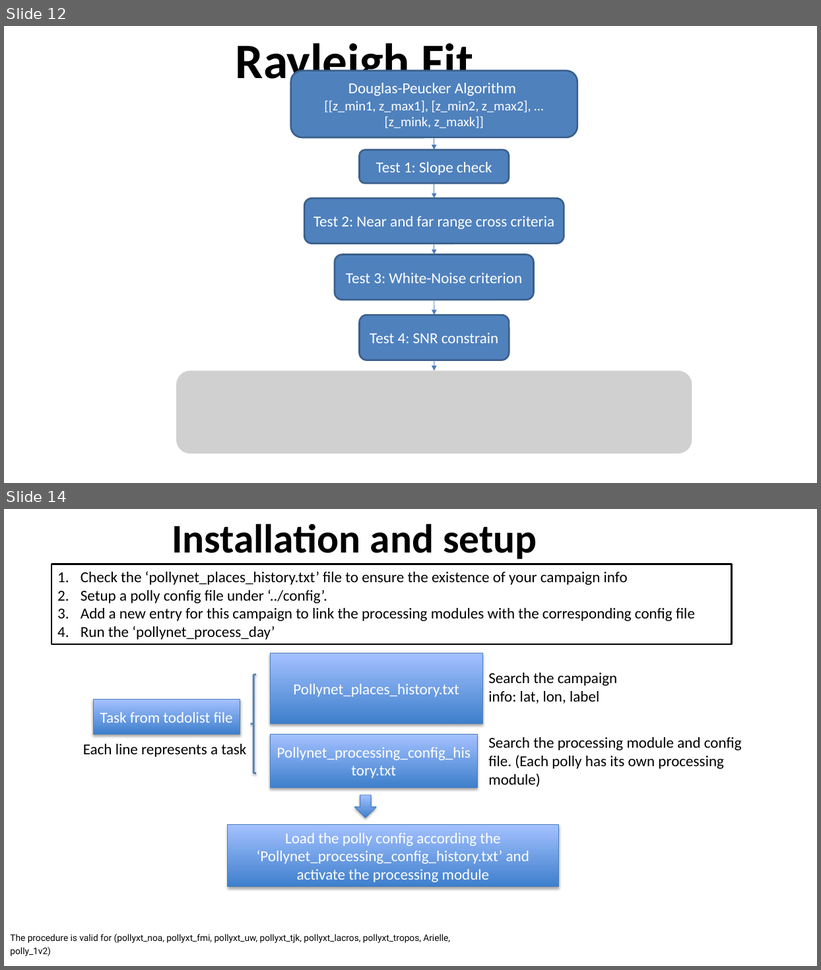
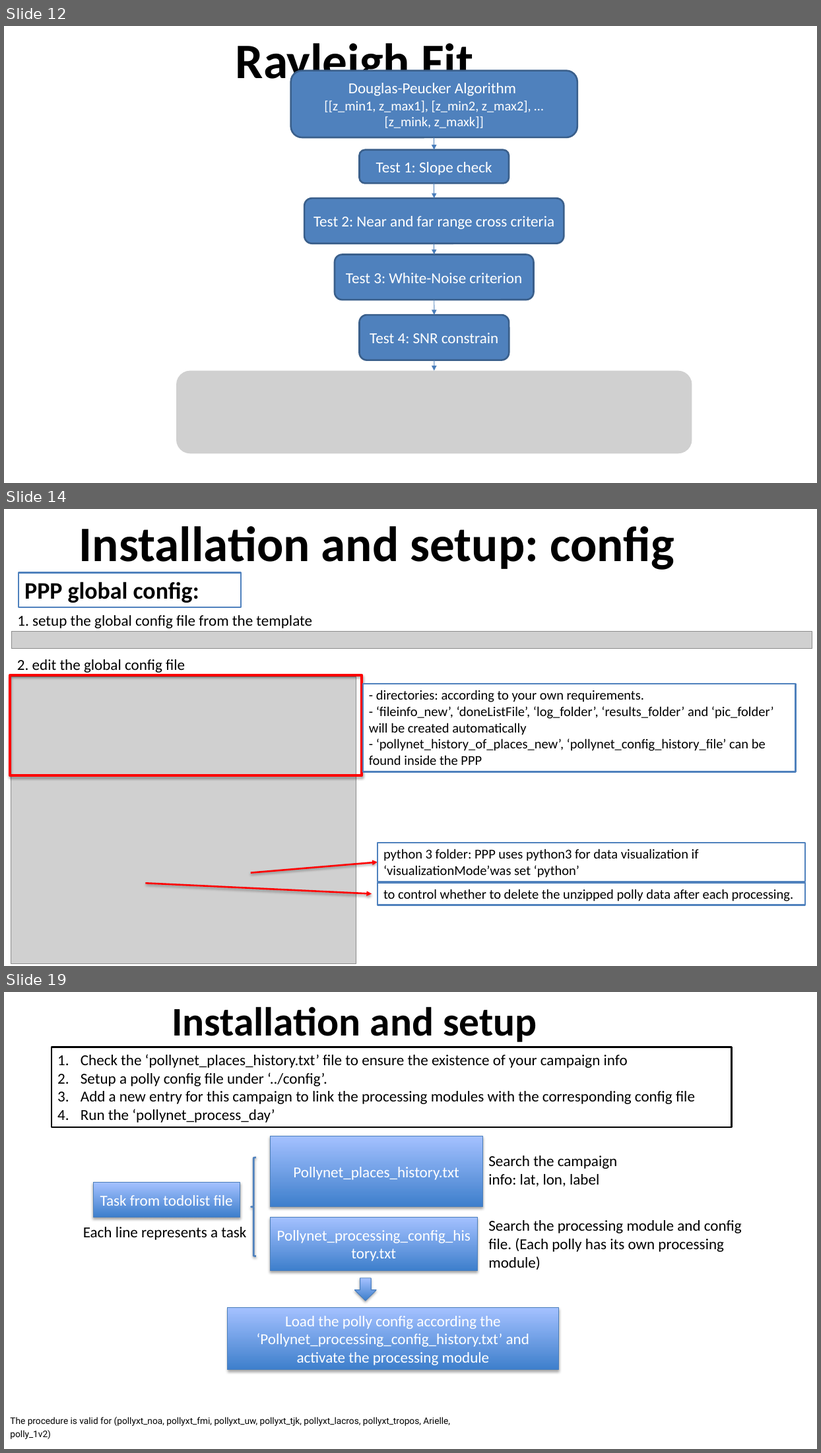
Before and after one commit to PollyNET/Pollynet_Processing_Chain, a slide deck: doc/Pollynet_Processing_Chain.pptx. Shown one above the other, each under a label of ours: slides 12 and 14 before the commit, slides 12, 14 and 19 after it; the slides between them are not shown. The pictures are 821x970 and 821x1453 pixels, drawn with LibreOffice and Linux fonts; fonts in the diff are those of the drawing; grey boxes stand for pictures; background and template pictures are left out. Boxes give left, top, right and bottom in pixels: in the first picture for what was removed or moved away, otherwise in the second. Text is boxed around its words. In the diff, an @@ line names an element or a change of style, - is before the commit and + after.

Commit message:
update the pollynet_processign_program.pptx

```diff
--- a/doc/Pollynet_Processing_Chain.pptx
+++ b/doc/Pollynet_Processing_Chain.pptx
@@ slide 14 added at (4,509,817,966), background #FFFFFF @@
@@ title added at (79,526,675,573), 58.7 pt, text #000000, bold @@
+Installation and setup: config
@@ rectangle added at (19,572,242,607), fill #FFFFFF, outline #4F81BD 2 pt, 28 pt, text #000000, bold @@
+PPP global config:
@@ text added at (17,615,312,628), 18 pt, text #000000 @@
+1. setup the global config file from the template
@@ picture added at (11,632,812,649) @@
@@ text added at (17,659,185,675), 18 pt, text #000000 @@
+2. edit the global config file
@@ rectangle added at (10,675,362,776), outline #FF0000 3 pt @@
@@ picture added at (11,677,356,964) @@
@@ rectangle added at (363,684,796,772), fill #FFFFFF, outline #4F81BD 2 pt, 16 pt, text #000000 @@
+- directories: according to your own requirements.
+- ‘fileinfo_new’, ‘doneListFile’, ‘log_folder’, ‘results_folder’ and ‘pic_folder’ will be created automatically
+- ‘pollynet_history_of_places_new’, ‘pollynet_config_history_file’ can be found inside the PPP
@@ rectangle added at (378,843,805,883), fill #FFFFFF, outline #4F81BD 2 pt, 16 pt, text #000000 @@
+python 3 folder: PPP uses python3 for data visualization if ‘visualizationMode’was set ‘python’
@@ arrow added from (251, 873) to (378, 863), #FF0000 2 pt @@
@@ arrow added from (145, 883) to (372, 894), #FF0000 2 pt @@
@@ rectangle added at (378,883,805,906), fill #FFFFFF, outline #4F81BD 2 pt, 16 pt, text #000000 @@
+to control whether to delete the unzipped polly data after each processing.
@@ what was slide 14 is now slide 19 @@
```
Also in this commit, not shown: 2 slides changed, 4 other slides added.
